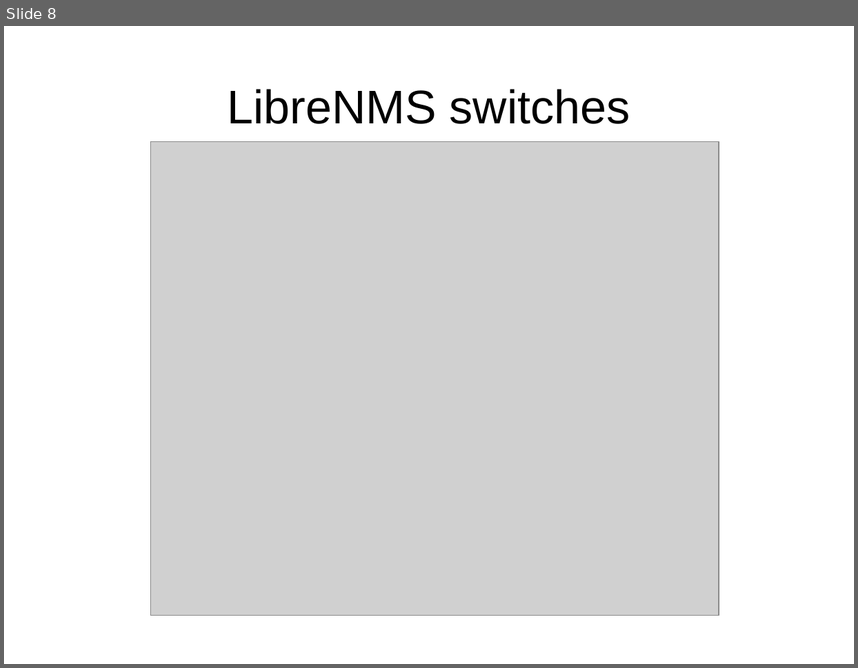
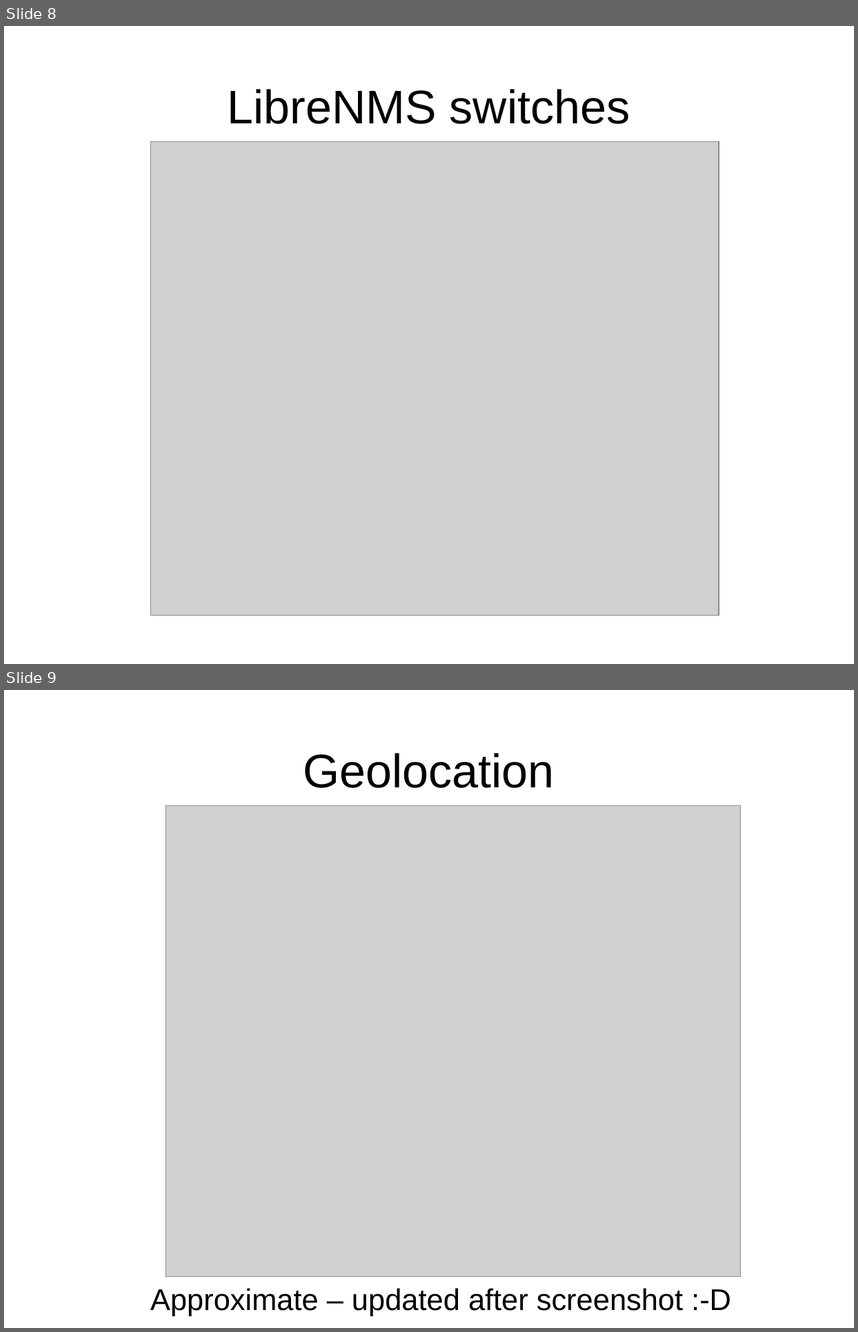
Before and after one commit to bornhack/noc, a slide deck: state-of-the-network/state-of-the-network-2018.odp. Shown one above the other, each under a label of ours: slide 8 before the commit, slides 8 and 9 after it. The pictures are 858x668 and 858x1332 pixels, drawn with LibreOffice and Linux fonts; fonts in the diff are those of the drawing; grey boxes stand for pictures. Boxes give left, top, right and bottom in pixels: in the first picture for what was removed or moved away, otherwise in the second. Text is boxed around its words. In the diff, an @@ line names an element or a change of style, - is before the commit and + after.

```diff
--- a/state-of-the-network/state-of-the-network-2018.odp
+++ b/state-of-the-network/state-of-the-network-2018.odp
@@ slide 9 added at [4,690,854,1328], background #FFFFFF @@
@@ title added at [303,753,555,788], 44 pt, text #000000 @@
+Geolocation
@@ picture added at [166,805,742,1276] @@
@@ text added at [150,1288,731,1316], 28 pt, text #000000 @@
+Approximate – updated after screenshot :-D
```
Also in this commit, not shown: 1 other file.
